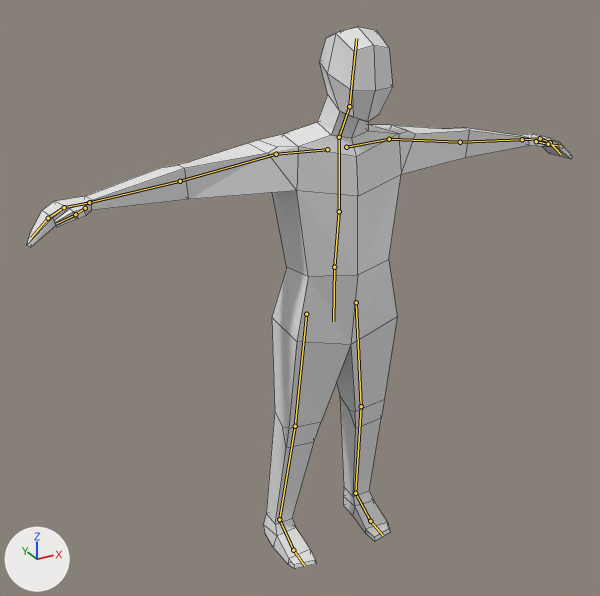
Before and after pictures for a commit that changed the Blender file Assets/human.blend.
Both versions are drawn from a camera (50 mm lens) standing at (-1.273, -2.125, 2.017) and looking at (-0.113, -0.017, 0.963). The axes (+X, +Y, +Z) are drawn at lower left. The lights are the same throughout. The first picture is the older version. The bones that bend it are drawn over the model as lines. Mesh edges are drawn as thin lines.

In view in the first picture: 'Human.001'.
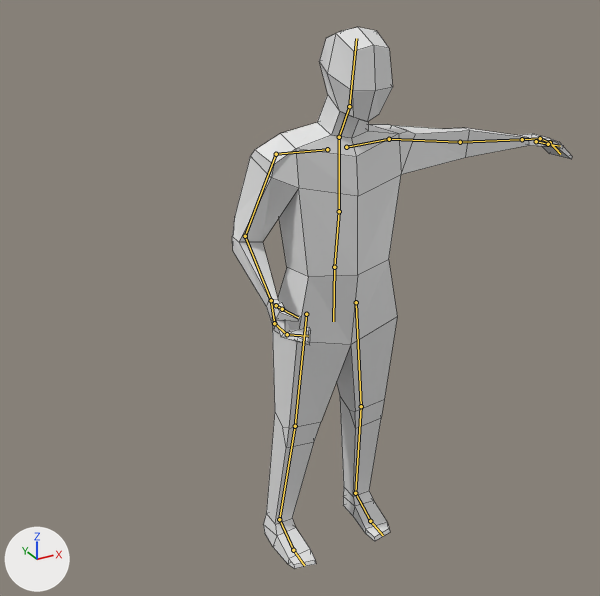
The newer file adds an action. The first version stands in its rest pose; the second is drawn at frame 12 of the action 'flashlight'.

Location of each change, (x1, y1, x2, y2) in pixels of the pictures (600 x 596 px):
'Human.001', posed (38% narrower): before (27, 27, 572, 569); after (232, 27, 572, 569)
bone 'upperarm.r', root to tip: before (276, 154) to (180, 181); after (276, 154) to (245, 236)
bone 'lowerarm.r', root to tip: before (180, 181) to (89, 202); after (245, 236) to (271, 300)
bone 'palm.r', root to tip: before (89, 202) to (64, 207); after (271, 300) to (274, 323)
bone 'hand1.r', root to tip: before (64, 207) to (48, 218); after (274, 323) to (287, 334)
bone 'hand2.r', root to tip: before (48, 218) to (31, 238); after (287, 334) to (308, 336)
bone 'thumb1.r', root to tip: before (85, 208) to (75, 214); after (276, 305) to (282, 309)
bone 'thumb2.r', root to tip: before (75, 214) to (57, 223); after (282, 309) to (298, 317)

The change, as a diff of the scene's bpy script:
```diff
--- a/Assets/human.blend.py
+++ b/Assets/human.blend.py
@@ bone_upperarm_r @@
 bone_upperarm_r = bpy.data.objects['Armature'].pose.bones['upperarm.r']  # child of 'collar.r'
-bone_upperarm_r.rotation_quaternion = (1.0, 0.0, 0.0, 0.0)  # degrees (0, 0, 0)
+bone_upperarm_r.rotation_quaternion = (0.807, -0.236, -0.153, -0.519)  # degrees (-15, -29, -62)
@@ bone_lowerarm_r @@
 bone_lowerarm_r = bpy.data.objects['Armature'].pose.bones['lowerarm.r']  # child of 'upperarm.r'
-bone_lowerarm_r.rotation_quaternion = (1.0, 0.0, 0.0, 0.0)  # degrees (0, 0, 0)
+bone_lowerarm_r.rotation_quaternion = (0.773, -0.186, 0.179, -0.579)  # degrees (-30, 4, -75)
@@ bone_palm_r @@
 bone_palm_r = bpy.data.objects['Armature'].pose.bones['palm.r']  # child of 'lowerarm.r'
-bone_palm_r.rotation_quaternion = (1.0, 0.0, 0.0, 0.0)  # degrees (0, 0, 0)
+bone_palm_r.rotation_quaternion = (0.977, -0.208, -0.041, -0.005)  # degrees (-24, -5, 0)
@@ bone_hand1_r @@
 bone_hand1_r = bpy.data.objects['Armature'].pose.bones['hand1.r']  # child of 'palm.r'
-bone_hand1_r.rotation_quaternion = (1.0, 0.0, 0.0, 0.0)  # degrees (0, 0, 0)
+bone_hand1_r.rotation_quaternion = (0.962, 0.017, 0.227, -0.15)  # degrees (-2, 26, -18)
@@ bone_hand2_r @@
 bone_hand2_r = bpy.data.objects['Armature'].pose.bones['hand2.r']  # child of 'hand1.r'
-bone_hand2_r.rotation_quaternion = (1.0, 0.0, 0.0, 0.0)  # degrees (0, 0, 0)
+bone_hand2_r.rotation_quaternion = (0.941, -0.034, 0.269, -0.204)  # degrees (-11, 30, -27)
@@ bone_thumb1_r @@
 bone_thumb1_r = bpy.data.objects['Armature'].pose.bones['thumb1.r']  # child of 'palm.r'
-bone_thumb1_r.rotation_quaternion = (1.0, 0.0, 0.0, 0.0)  # degrees (0, 0, 0)
+bone_thumb1_r.rotation_quaternion = (0.977, 0.195, 0.023, -0.078)  # degrees (22, 4, -8)
@@ bone_thumb2_r @@
 bone_thumb2_r = bpy.data.objects['Armature'].pose.bones['thumb2.r']  # child of 'thumb1.r'
-bone_thumb2_r.rotation_quaternion = (1.0, 0.0, 0.0, 0.0)  # degrees (0, 0, 0)
+bone_thumb2_r.rotation_quaternion = (0.972, 0.185, 0.028, -0.14)  # degrees (21, 6, -15)
```
